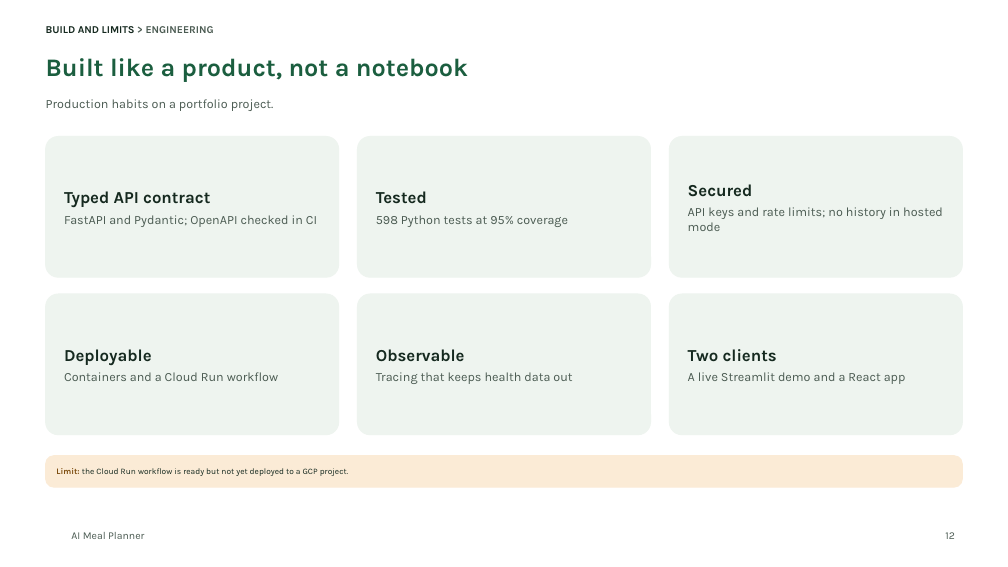
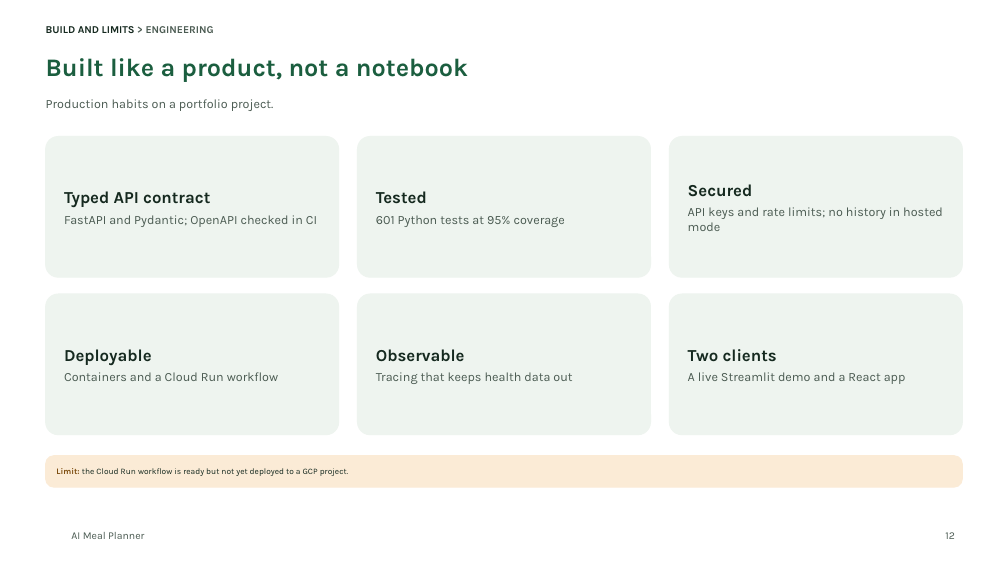
Before and after one commit to tuannm3812/ai-meal-planner, a slide deck: slide 12 of docs/showcase/ai-meal-planner-deck.pptx. Drawn at 1008x567 pixels with LibreOffice and Linux fonts; fonts in the diff are those of the drawing; background and template pictures are left out. Boxes give left, top, right and bottom in pixels: in the first picture for what was removed or moved away, otherwise in the second. Text is boxed around its words. In the diff, an @@ line names an element or a change of style, - is before the commit and + after.

```diff
--- a/docs/showcase/ai-meal-planner-deck.pptx
+++ b/docs/showcase/ai-meal-planner-deck.pptx
@@ text in rounded rectangle at (376, 215, 565, 227): text changed @@
-598 Python tests at 95% coverage
+601 Python tests at 95% coverage
```
Also in this commit, not shown: 6 other slides changed, 13 other files.
